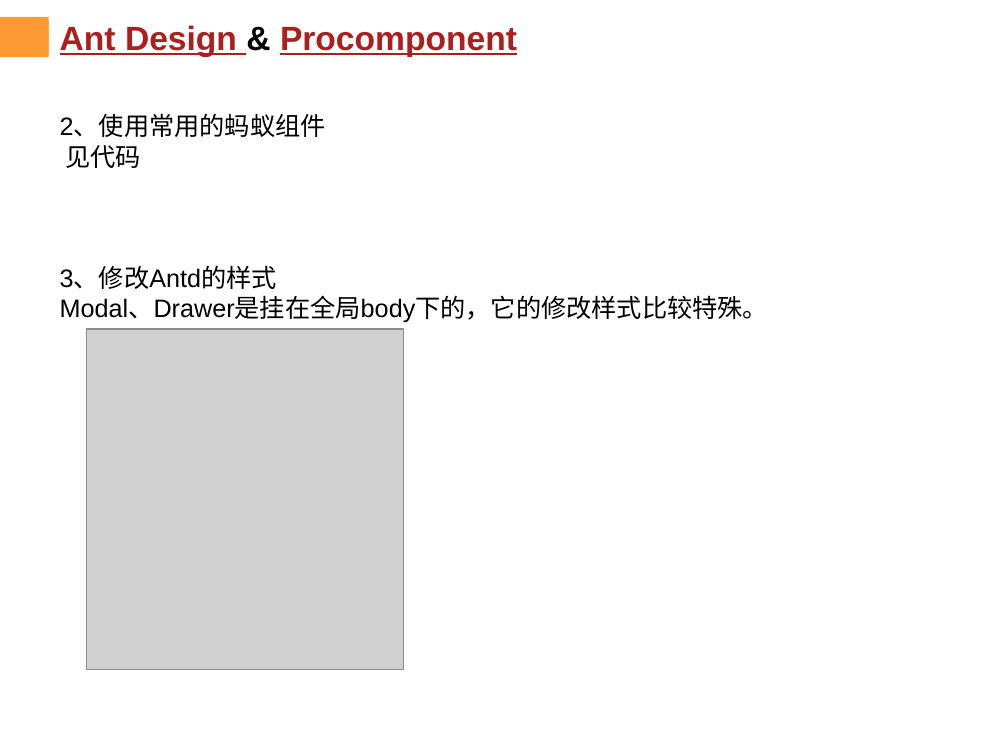
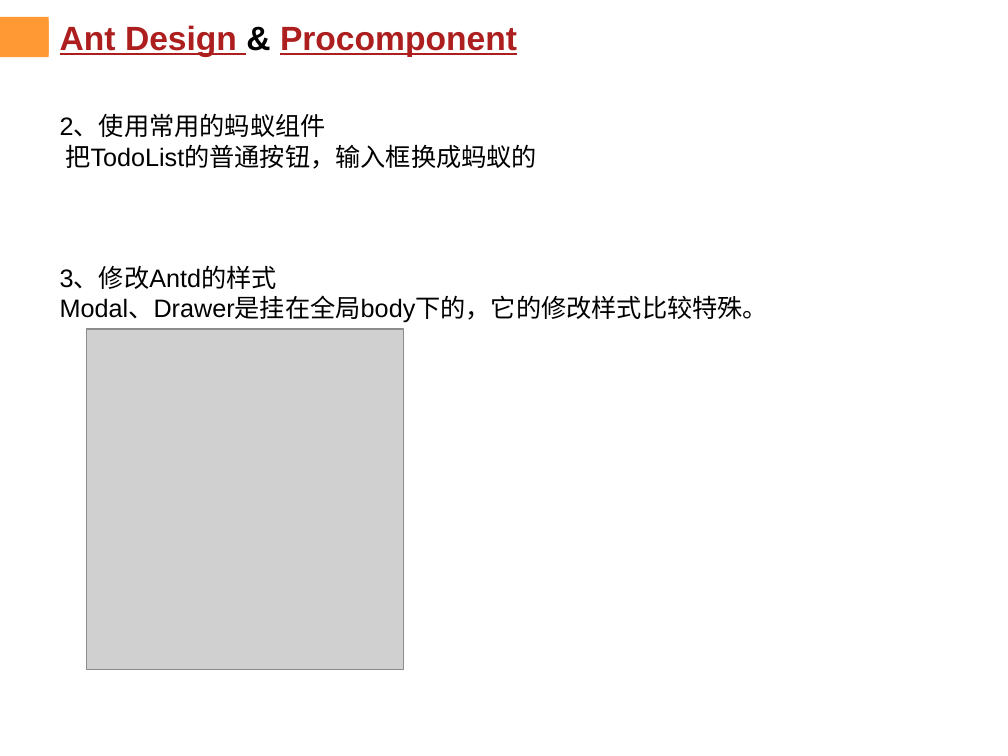
Before and after one commit to chenqiuli/JY_Peixun_1, a slide deck: slide 37 of PPT内容.pptx (slide 36 before the commit). Drawn at 1008x756 pixels with LibreOffice and Linux fonts; fonts in the diff are those of the drawing; grey boxes stand for pictures; background and template pictures are left out. Boxes give left, top, right and bottom in pixels: in the first picture for what was removed or moved away, otherwise in the second. Text is boxed around its words. In the diff, an @@ line names an element or a change of style, - is before the commit and + after.

```diff
--- a/PPT内容.pptx
+++ b/PPT内容.pptx
@@ text at (65, 144, 537, 169): text changed @@
-见代码
+把TodoList的普通按钮，输入框换成蚂蚁的
```
Also in this commit, not shown: 7 other slides changed, 2 slides added, 1 slide removed, 5 other files.
